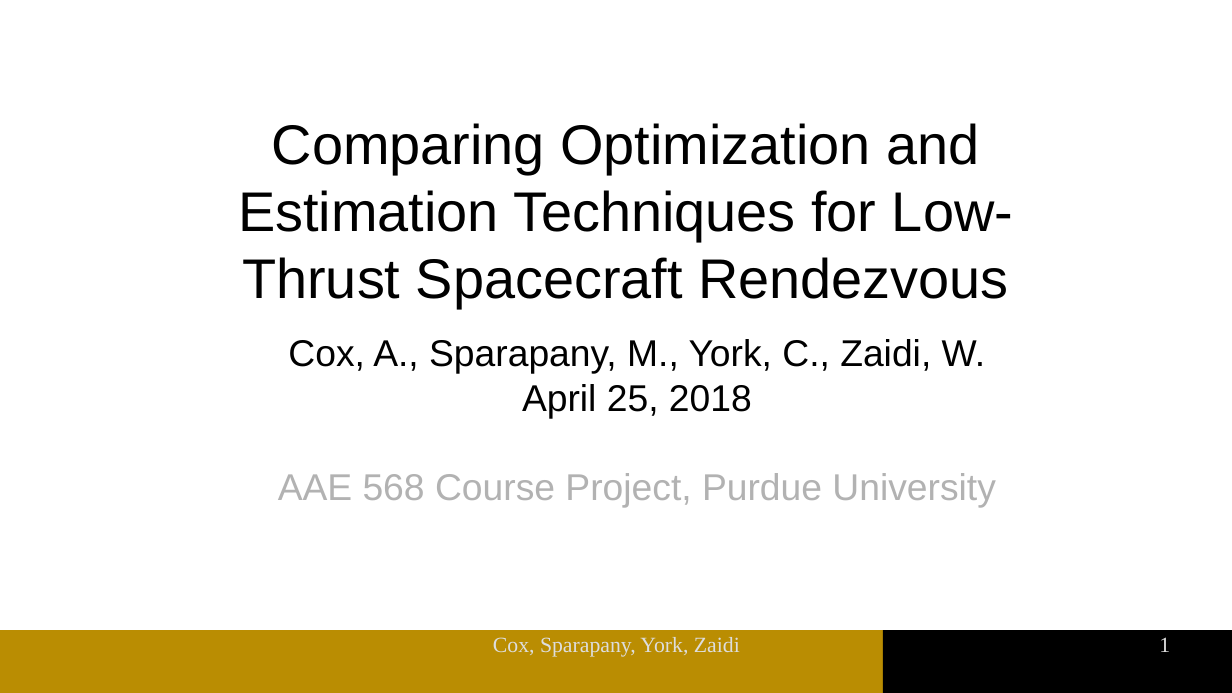
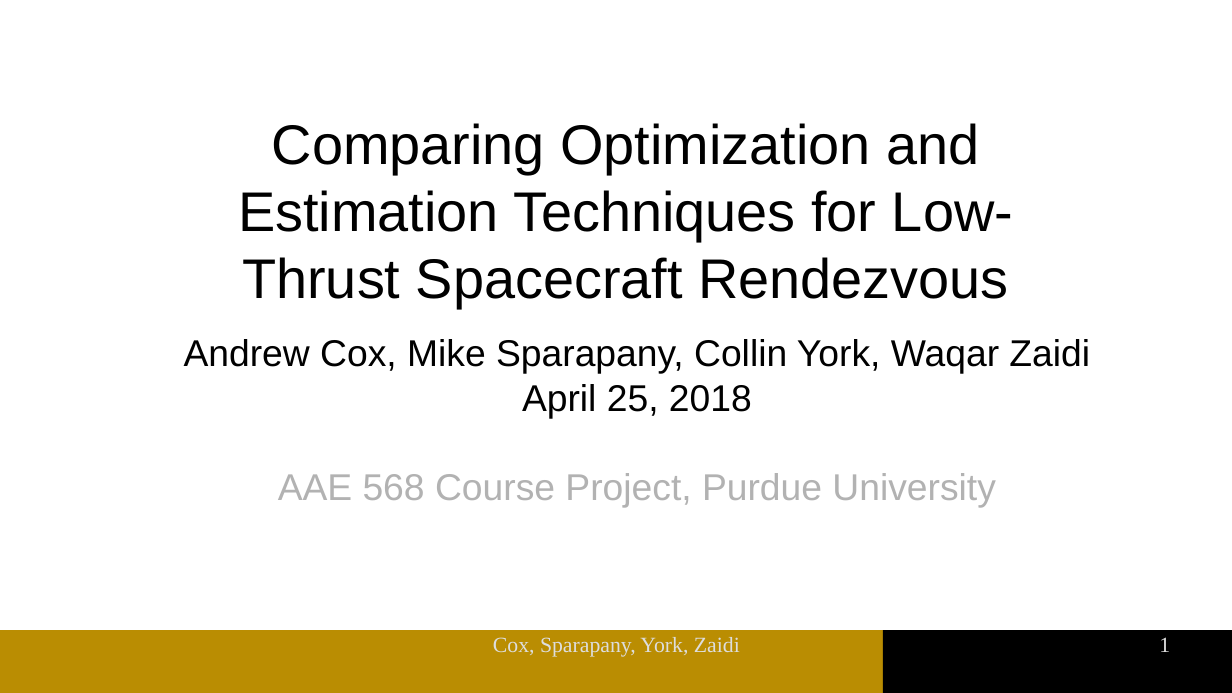
Before and after one commit to msparapa/aae568_project, a slide deck: slide 1 of presentation/MainSlides.odp. Drawn at 1232x693 pixels with LibreOffice and Linux fonts; fonts in the diff are those of the drawing; background and template pictures are left out. Boxes give left, top, right and bottom in pixels: in the first picture for what was removed or moved away, otherwise in the second. Text is boxed around its words. In the diff, an @@ line names an element or a change of style, - is before the commit and + after.

```diff
--- a/presentation/MainSlides.odp
+++ b/presentation/MainSlides.odp
@@ text at box(184, 339, 1090, 374): text changed @@
-Cox, A., Sparapany, M., York, C., Zaidi, W.
+Andrew Cox, Mike Sparapany, Collin York, Waqar Zaidi
```
Also in this commit, not shown: 6 other slides changed, 2 slides added, 1 slide removed, 2 other files.
